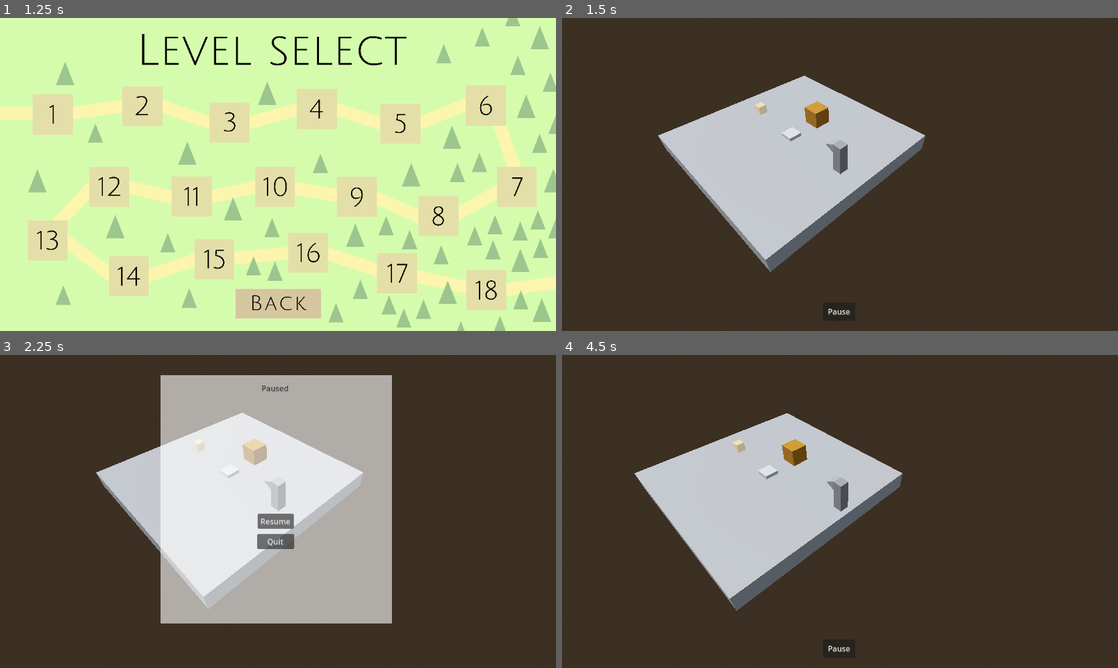
Above: before the commit, frames 1-4 (two rows, left to right).
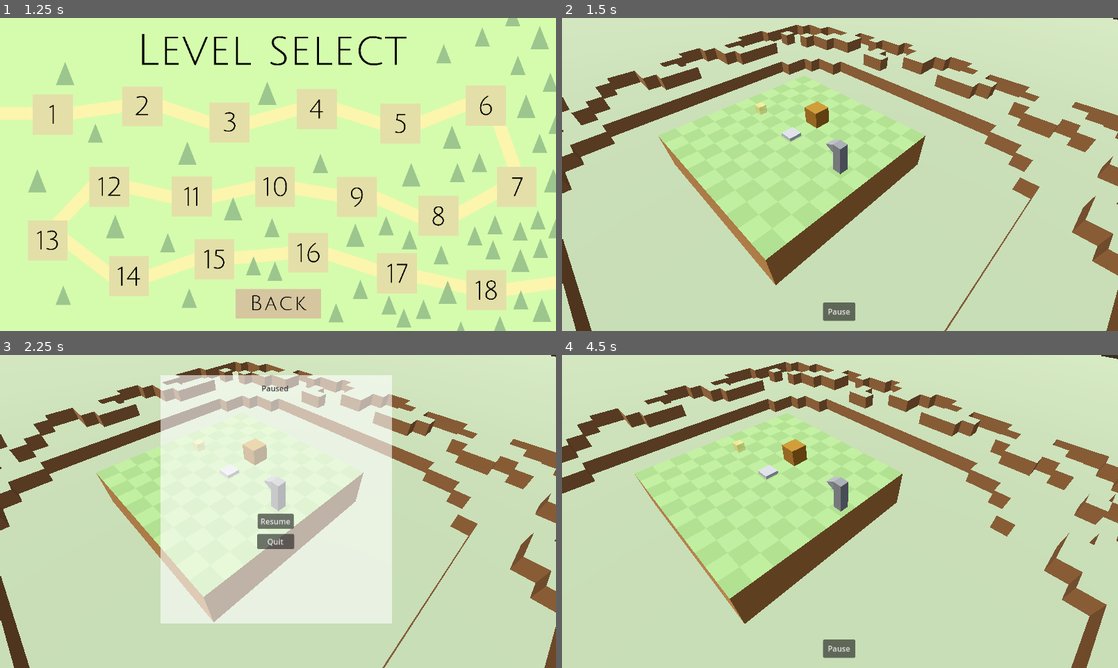
Above: after the commit, the same moments.

Repository: Jnight1104/Iso-Journey
Game: Godot game, scene res://Scenes/Main_menu.tscn
Two runs of this game, one before a commit and one after it. Both use one fixed random seed, a clock stepped at 60 frames per second and the inputs below. The project has no main scene, so this scene is started directly.
Inputs (mouse positions are in pixels of both pictures, inside the frame that each line leads up to):
- Up to frame 1 (1.25 s): click (278, 224) at 0.5 s
- Up to frame 2 (1.5 s): click (617, 115) at 1.25 s
- Up to frame 3 (2.25 s): click "Pause" at 2 s
- Up to frame 4 (4.5 s): click "Resume" at 2.75 s; tap Enter at 3.5 s; move the mouse to (962, 495) at 3.52 s; hold Right (ui_right) 3.53-4.28 s; tap Space at 4.25 s; move the mouse to (728, 527) at 4.27 s; hold Down (ui_down) from 4.28 s (still down)

Frame 1 is identical in both runs. In frame 2, 99% of the frame differs, in the area x 0-100%, y 0-100%; in frame 3, 87%; in frame 4, 99%.

Commit message:
Introduced game art assets

Diff:
--- a/Scenes/Level_1.tscn
+++ b/Scenes/Level_1.tscn
@@ -1,7 +1,9 @@
-[gd_scene load_steps=13 format=3 uid="uid://d4kc2ojewuget"]
+[gd_scene load_steps=15 format=3 uid="uid://d4kc2ojewuget"]
 
 [ext_resource type="PackedScene" uid="uid://pkgm4m42dt3k" path="res://Scenes/Player.tscn" id="1_e747c"]
 [ext_resource type="Script" path="res://Scripts/camera.gd" id="1_g2l8i"]
+[ext_resource type="PackedScene" uid="uid://blphuthoj2i7d" path="res://Assets/Level1_platform.fbx" id="1_wm18a"]
+[ext_resource type="PackedScene" uid="uid://bsoovim1hs0pk" path="res://Assets/Level1_platform_bg.fbx" id="2_0gxo0"]
 [ext_resource type="PackedScene" uid="uid://c2crxba3owhbe" path="res://Scenes/Box.tscn" id="2_onu2b"]
 [ext_resource type="PackedScene" uid="uid://3rbwyri5ri08" path="res://Scenes/Pause_menu.tscn" id="3_1rvrs"]
 [ext_resource type="PackedScene" uid="uid://cfyksnkf74v44" path="res://Scenes/Win_collectible.tscn" id="3_adoy0"]
@@ -32,9 +34,11 @@
 [node name="WorldEnvironment" type="WorldEnvironment" parent="."]
 environment = SubResource("Environment_6w05v")
 
-[node name="CSGBox3D" type="CSGBox3D" parent="."]
-transform = Transform3D(1, 0, 0, 0, 1, 0, 0, 0, 1, 4, 0, 0)
-size = Vector3(11, 1, 11)
+[node name="Level1_platform" parent="." instance=ExtResource("1_wm18a")]
+transform = Transform3D(0.917, 0, 0, 0, 0.917, 0, 0, 0, 0.917, 4, -0.417, 0)
+
+[node name="Level1_platform_bg" parent="." instance=ExtResource("2_0gxo0")]
+transform = Transform3D(1, 0, 0, 0, 1, 0, 0, 0, 1, 4, 1, 0)
 
 [node name="Floor" type="StaticBody3D" parent="."]
 transform = Transform3D(1, 0, 0, 0, 1, 0, 0, 0, 1, 4, 0, 0)
Binary file added: Assets/Level1_platform.fbx
Not shown, added: Assets/Level1_platform.fbx.import
Binary file added: Assets/Level1_platform_bg.fbx
Not shown, added: Assets/Level1_platform_bg.fbx.import
Binary file added: Assets/Tree.fbx
Not shown, added: Assets/Tree.fbx.import
